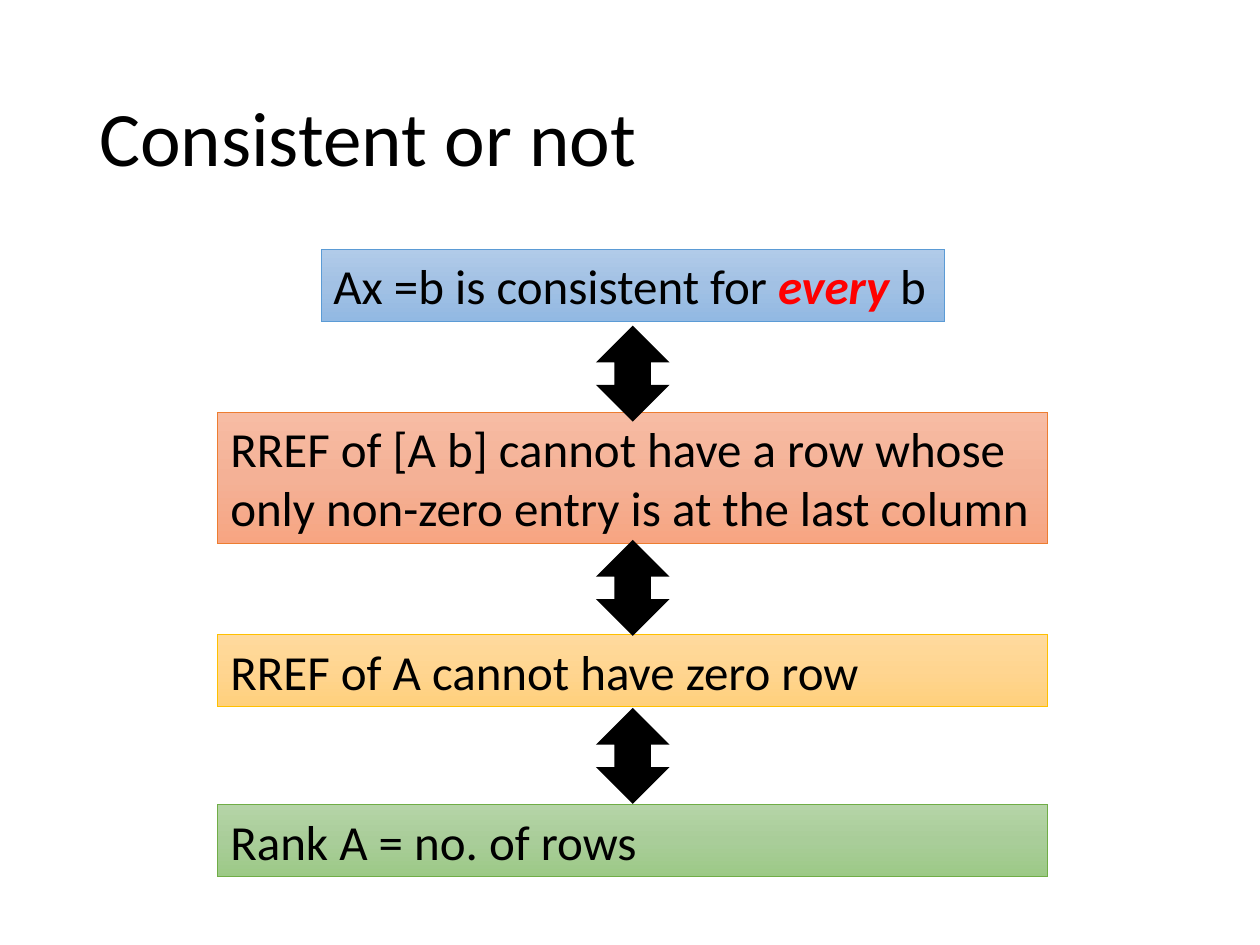
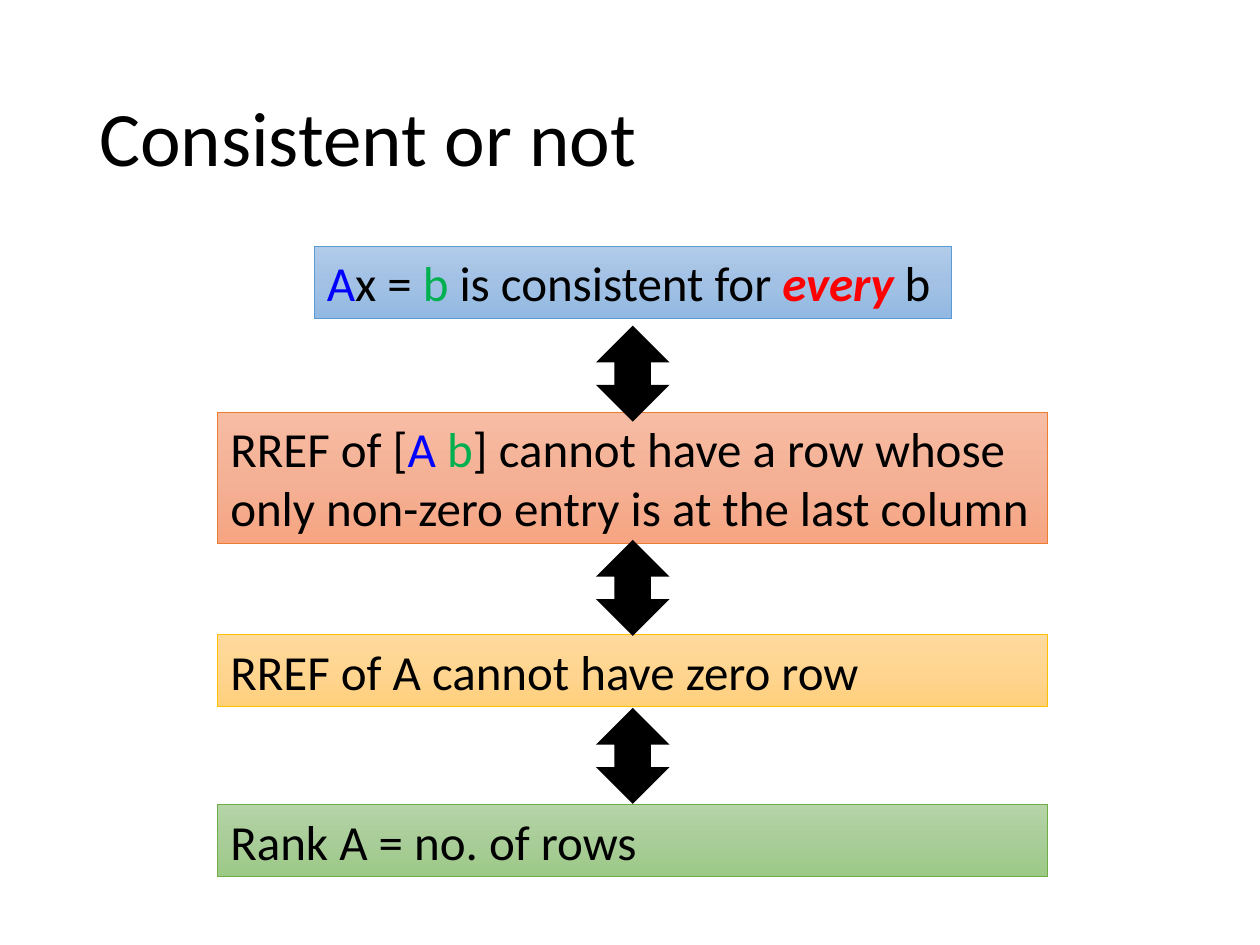
Before and after one commit to sakimarquis/Mooc, a slide deck: slide 32 of Linear Algebra(李宏毅,2018,Fall)/9 What can we know from RREF.pptx. Drawn at 1260x945 pixels with LibreOffice and Linux fonts; fonts in the diff are those of the drawing. Boxes give left, top, right and bottom in pixels: in the first picture for what was removed or moved away, otherwise in the second. Text is boxed around its words. In the diff, an @@ line names an element or a change of style, - is before the commit and + after.

```diff
--- a/Linear Algebra(李宏毅,2018,Fall)/9 What can we know from RREF.pptx
+++ b/Linear Algebra(李宏毅,2018,Fall)/9 What can we know from RREF.pptx
@@ rectangle "Ax = b is consistent ...": place and size @@
-rectangle "Ax = b is consistent ..." at box(321, 249, 945, 321)
+rectangle "Ax = b is consistent ..." at box(315, 247, 951, 319)
@@ text in rectangle at box(327, 267, 931, 309): spaces changed @@
-Ax =b is consistent for every b
+Ax = b is consistent for every b
@@ rectangle "RREF of [A b] cannot ..." at box(218, 412, 1048, 543): text colour #000000 to #0000FF in "[A"; text colour #000000 to #00B050 in "b]" @@
```
Also in this commit, not shown: 3 other slides changed, 10 other files.
